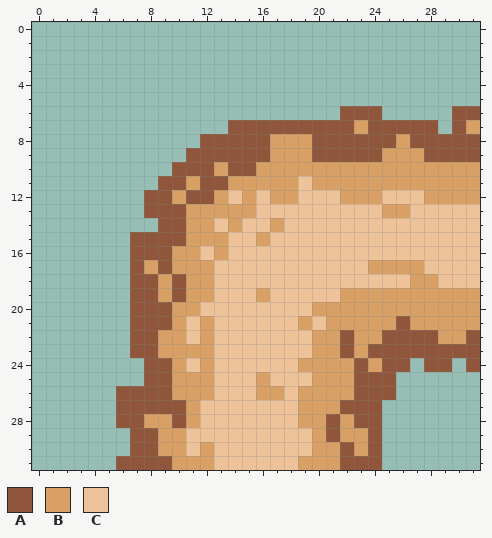
Two states of a pixel-art file, Assets/sprite/Roads_Tiles/road_turn.aseprite. Above, as it was before the edit.
32x32 pixels, 1 frame.
Palette (. is transparent): A #8f563b  B #d9a066  C #eec39a
Pixels before, first column x 6:
 6 ................AAA.....AA
 7 ........AAAAAAAAABAAAAA.AB
 8 ......AAAAABBBAAAAAABAAAAA
 9 .....AAAAAABBBAAAAABBBAAAA
10 ....AAABAABBBBBBBBBBBBBBBB
11 ...AABAABBBBBCBBBBBBBBBBBB
12 ..AABAABCBCBBCCCBBBCCCBBBB
13 ..AAABBBBBCCCCCCCCCBBCCCCC
14 ...AABBCBCCBCCCCCCCCCCCCCC
15 .AAAABBBCCBCCCCCCCCCCCCCCC
16 .AAABBCBCCCCCCCCCCCCCCCCCC
17 .ABABBBCCCCCCCCCCCBBBBCCCC
18 .AABABBCCCCCCCCCCCCCCBBCCC
19 .AABABBCCCBCCCCCBBBBBBBBBB
20 .AAABBCCCCCCCCBBBBBBBBBBBB
21 .AAABCBCCCCCCBCBBBBBABBBBB
22 .AABBCBCCCCCCCBBABBAAAABBA
23 .AABBBBCCCCCCCBBABAAAAAAAA
24 ..AABCBCCCCCCBBBBABAA.AA.A
25 ..AABBBCCCBCCCBBBAAA......
26 AAAABBBCCCBBCBBBBAAA......
27 AAAAABCCCCCCCBBBAAA.......
28 AABBABCCCCCCCBBABAA.......
29 .AABBCCCCCCCCCBABBA.......
30 .AABBCBCCCCCCCBBABA.......
31 AAAABBBCCCCCCBBBAAA.......
The same view after the edit:
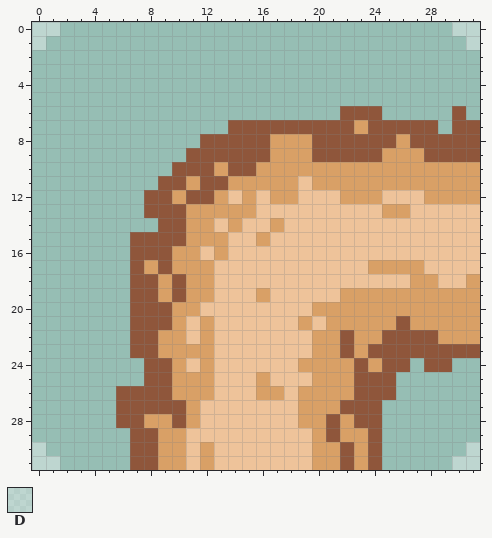
Colours new in this view: D #ffffff60
Change:
{"y":0,"x":0,"old":"..","new":"DD"}
{"y":0,"x":30,"old":"..","new":"DD"}
{"y":1,"x":0,"old":".","new":"D"}
{"y":1,"x":31,"old":".","new":"D"}
{"y":6,"x":31,"old":"A","new":"."}
{"y":7,"x":31,"old":"B","new":"A"}
{"y":18,"x":31,"old":"C","new":"B"}
{"y":22,"x":31,"old":"A","new":"B"}
{"y":24,"x":31,"old":"A","new":"."}
{"y":30,"x":0,"old":".","new":"D"}
{"y":30,"x":31,"old":".","new":"D"}
{"y":31,"x":0,"old":"..","new":"DD"}
{"y":31,"x":6,"old":"A","new":"."}
{"y":31,"x":9,"old":"A","new":"B"}
{"y":31,"x":11,"old":"B","new":"C"}
{"y":31,"x":19,"old":"B","new":"C"}
{"y":31,"x":23,"old":"A","new":"B"}
{"y":31,"x":30,"old":"..","new":"DD"}
{"label":"added","picture_box":[32,22,60,50]}
{"label":"added","picture_box":[452,22,480,50]}
{"label":"changed","picture_box":[466,106,480,134]}
{"label":"changed","picture_box":[466,274,480,372]}
{"label":"added","picture_box":[32,442,60,470]}
{"label":"added","picture_box":[452,442,480,470]}
{"label":"changed","picture_box":[116,456,200,470]}
{"label":"changed","picture_box":[298,456,368,470]}
